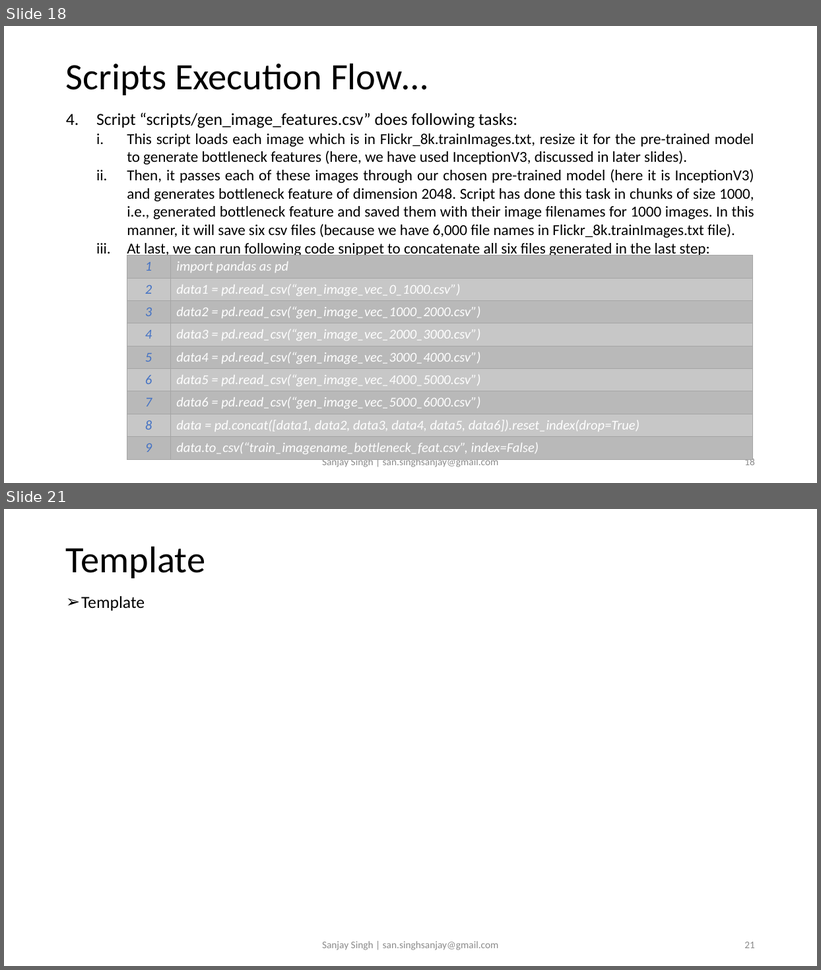
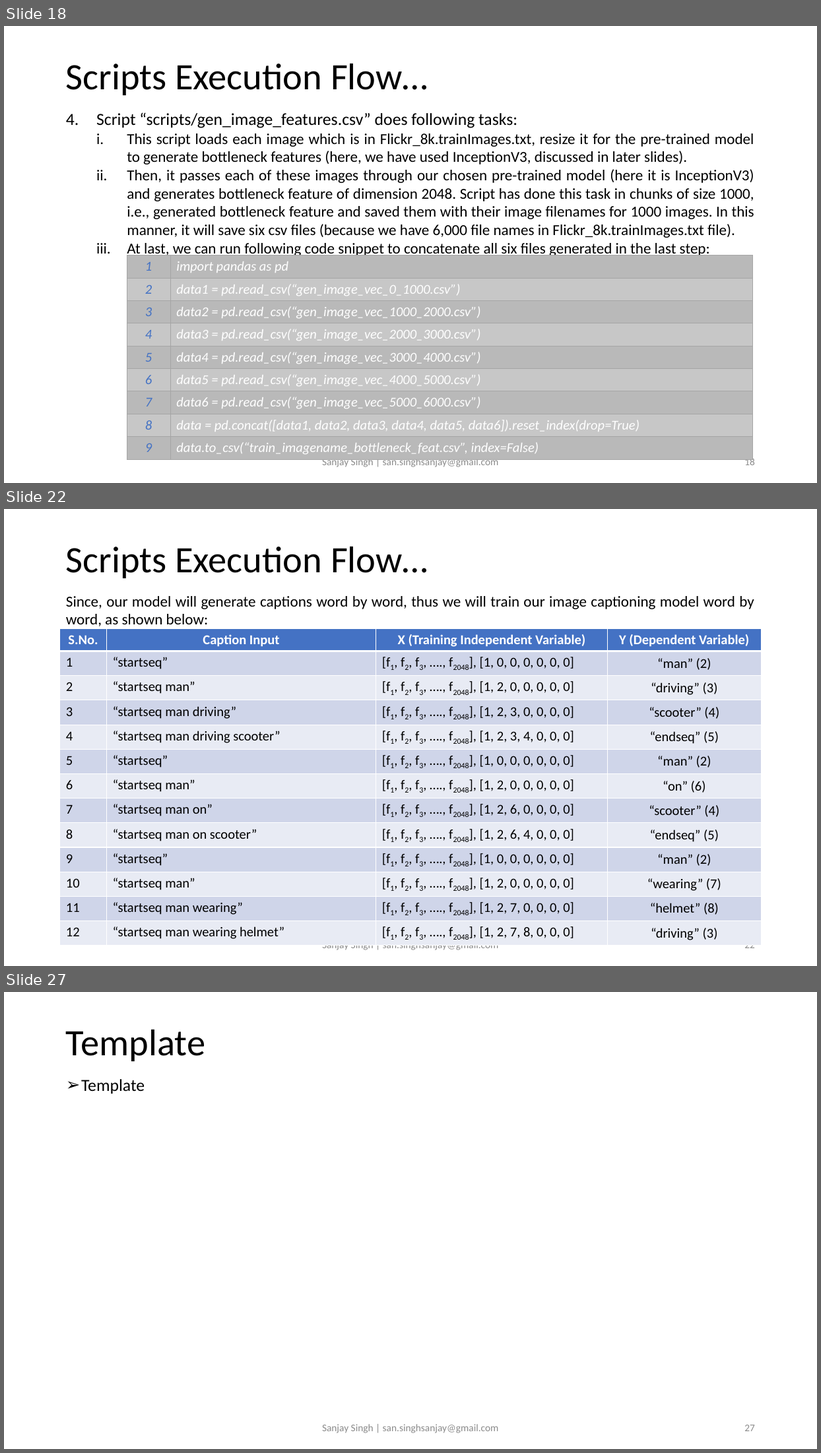
Before and after one commit to sansinghsanjay/Flickr8k_ImageCaptioning, a slide deck: readme.pptx. Shown one above the other, each under a label of ours: slides 18 and 21 before the commit, slides 18, 22 and 27 after it; the slides between them are not shown. The pictures are 821x970 and 821x1453 pixels, drawn with LibreOffice and Linux fonts; fonts in the diff are those of the drawing. Boxes give left, top, right and bottom in pixels: in the first picture for what was removed or moved away, otherwise in the second. Text is boxed around its words. In the diff, an @@ line names an element or a change of style, - is before the commit and + after.

```diff
--- a/readme.pptx
+++ b/readme.pptx
@@ slide 22 added at [4, 509, 817, 966], background #FFFFFF @@
@@ title added at [66, 546, 428, 578], 44 pt, text #000000 @@
+Scripts Execution Flow…
@@ text added at [66, 596, 754, 626], 18 pt, text #000000 @@
+Since, our model will generate captions word by word, thus we will train our image captioning model word by word, as shown below:
@@ table added at [60, 628, 762, 943], 13 rows, 4 columns @@
+S.No. | Caption Input | X (Training Independent Variable) | Y (Dependent Variable)
+1 | “startseq” | [f1, f2, f3, …., f2048], [1, 0, 0, 0, 0, 0, 0] | “man” (2)
+2 | “startseq man” | [f1, f2, f3, …., f2048], [1, 2, 0, 0, 0, 0, 0] | “driving” (3)
+3 | “startseq man driving” | [f1, f2, f3, …., f2048], [1, 2, 3, 0, 0, 0, 0] | “scooter” (4)
+4 | “startseq man driving scooter” | [f1, f2, f3, …., f2048], [1, 2, 3, 4, 0, 0, 0] | “endseq” (5)
+5 | “startseq” | [f1, f2, f3, …., f2048], [1, 0, 0, 0, 0, 0, 0] | “man” (2)
+6 | “startseq man” | [f1, f2, f3, …., f2048], [1, 2, 0, 0, 0, 0, 0] | “on” (6)
+7 | “startseq man on” | [f1, f2, f3, …., f2048], [1, 2, 6, 0, 0, 0, 0] | “scooter” (4)
+8 | “startseq man on scooter” | [f1, f2, f3, …., f2048], [1, 2, 6, 4, 0, 0, 0] | “endseq” (5)
+9 | “startseq” | [f1, f2, f3, …., f2048], [1, 0, 0, 0, 0, 0, 0] | “man” (2)
+10 | “startseq man” | [f1, f2, f3, …., f2048], [1, 2, 0, 0, 0, 0, 0] | “wearing” (7)
+11 | “startseq man wearing” | [f1, f2, f3, …., f2048], [1, 2, 7, 0, 0, 0, 0] | “helmet” (8)
+12 | “startseq man wearing helmet” | [f1, f2, f3, …., f2048], [1, 2, 7, 8, 0, 0, 0] | “driving” (3)
@@ text added at [322, 946, 499, 951], 12 pt, text #8C8C8C @@
+Sanjay Singh | san.singhsanjay@gmail.com
@@ page number added at [745, 946, 755, 949], 12 pt, text #8C8C8C @@
+22
@@ what was slide 21 is now slide 27 @@
@@ page number at [745, 1425, 755, 1432]: text changed @@
-21
+27
```
Also in this commit, not shown: 3 slides changed, 5 other slides added, 1 other file.
